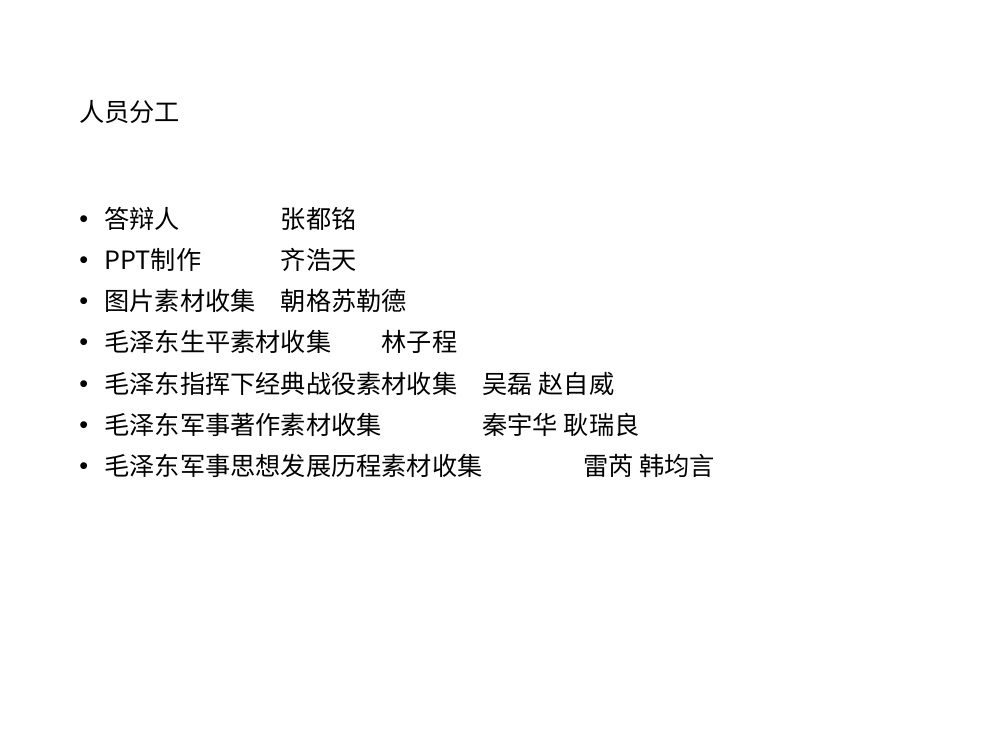
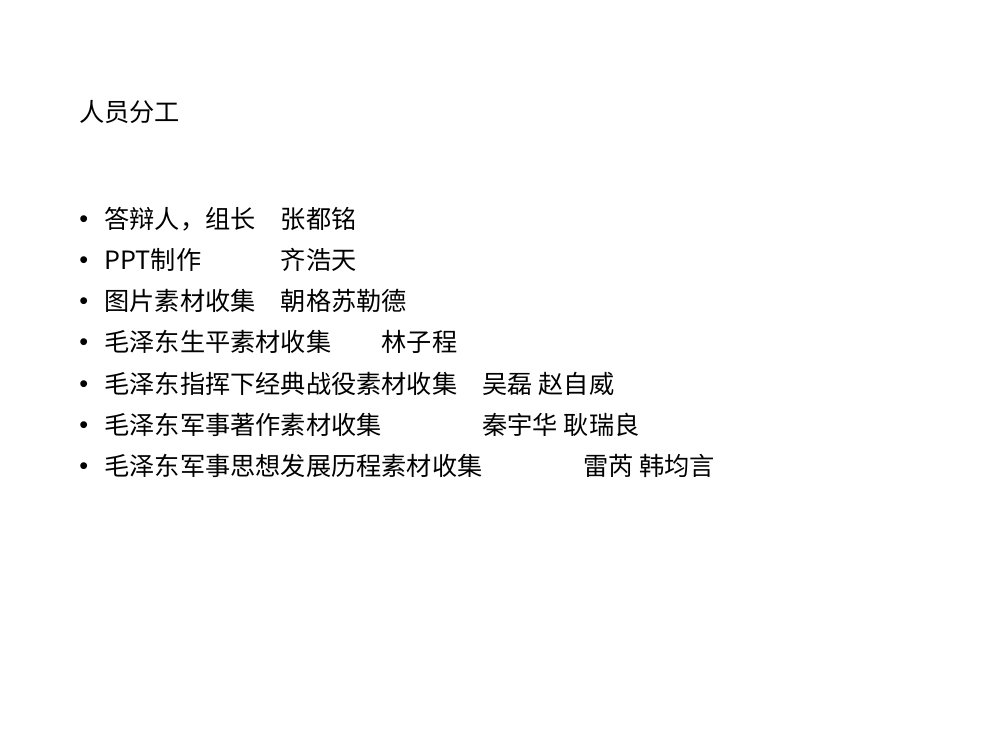
Before and after one commit to 117503445/history-ppt, a slide deck: slide 25 of 近代史张都铭小组-结构.pptx (slide 22 before the commit). Drawn at 1008x756 pixels with LibreOffice and Linux fonts; fonts in the diff are those of the drawing. Boxes give left, top, right and bottom in pixels: in the first picture for what was removed or moved away, otherwise in the second. Text is boxed around its words. In the diff, an @@ line names an element or a change of style, - is before the commit and + after.

```diff
--- a/近代史张都铭小组-结构.pptx
+++ b/近代史张都铭小组-结构.pptx
@@ text at (x1=105, y1=207, x2=357, y2=231): text changed @@
-• 答辩人 张都铭
+• 答辩人，组长 张都铭
```
Also in this commit, not shown: 3 slides added, 2 other files.
